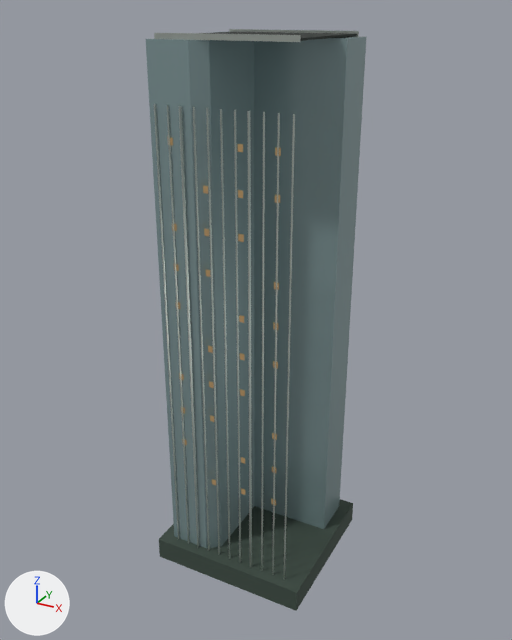
A saved change to the Blender file landmarks/assets/lite3-2.blend.
The view is the same before and after, from a 50 mm lens placed at (88.8, -158.5, 155.5), pointed at (1.4, 0.5, 76.1). Lighting does not change. The marker at lower left points along +X, +Y and +Z. The first picture is the older version.

The first picture shows 'envelope', 'fins', 'night_windows', 'parapet', 'podium' and 1 more.
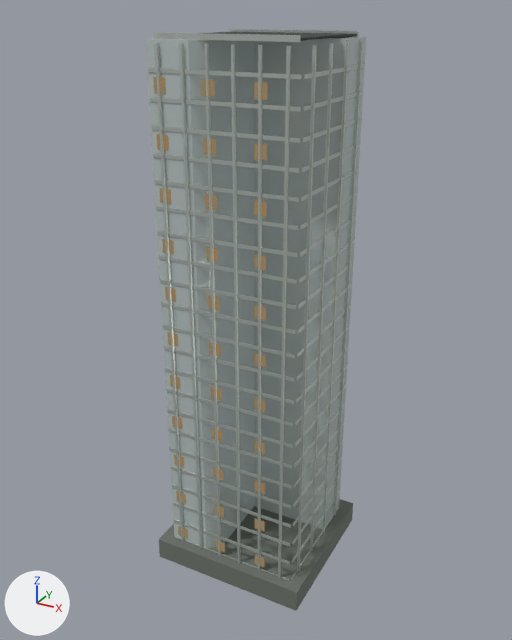
Boxes [x1, y1, x2, y2] around the edits, measured in the pictures (512 x 640 px):
'envelope', recoloured (lighter)
    both: [146, 36, 366, 548]
'fins', reshaped
    before: [154, 104, 295, 579]
    after: [155, 40, 363, 578]
'floor_bands', added
    after: [148, 64, 365, 580]
'podium', recoloured (lighter)
    both: [159, 499, 353, 611]
'night_windows', reshaped (33% taller)
    before: [168, 138, 281, 505]
    after: [153, 77, 267, 567]
part 1 of me_fins, deleted
    before: [154, 104, 280, 575]
part 2 of me_fins, built on
    before: [284, 114, 295, 579]
    after: [155, 40, 363, 578]
part 3 of me_night_windows, deleted
    before: [168, 138, 281, 505]
part 4 of me_night_windows, built on
    after: [153, 77, 267, 567]

The edits, one by one:
Material 'glass' (mat_glass) changes colour from grey #8ea6a8 to light grey #c5d2d0; in linear values from (0.27, 0.381, 0.392) to (0.558, 0.644, 0.631).
Material 'stone' (mat_stone) changes colour from greyish green #3c4b42 to grey #6d746c; in linear values from (0.0452, 0.0704, 0.0545) to (0.153, 0.175, 0.15).
me_fins is used by ob_fins; location (0.0, 0.0, 0.0).
me_fins had 528 vertices, 132 faces and spanned x -15.9..20.9, y -19.1..20.4, z 1.0..135.0.
me_fins now has 480 vertices, 120 faces and spans x -18.2..23.2, y -19.0..20.3, z 0.5..148.5.
me_fins part 1: 105 loose pieces with 420 vertices, spanning x -15.9..20.9, y -19.1..20.4, z 1.0..135.0, are deleted.
me_fins part 2: 44 vertices removed from x -8.7..20.9, y -18.2..20.1, z 1.0..135.0; 416 vertices added at x -18.2..23.2, y -19.0..20.3, z 0.5..148.5.
Other edits to the shape of me_fins do not show in these pictures.
me_night_windows is used by ob_night_windows; location (0.0, 0.0, 0.0).
me_night_windows had 240 vertices, 60 faces and spanned x -12.7..17.7, y -18.4..19.7, z 31.4..127.7.
me_night_windows now has 264 vertices, 66 faces and spans x -15.9..14.3, y -18.4..19.6, z 7.9..141.1.
me_night_windows part 3: 59 loose pieces with 236 vertices, spanning x -12.7..17.7, y -18.4..19.7, z 31.4..127.7, are deleted.
Part 4, on me_night_windows:
3 vertices are removed from x -12.7..-11.3, y 19.2, z 83.8..85.7.
1 face is deleted.
1 vertex moves within x -12.7, y 19.2, z 85.7.
131 vertices are added at x -15.9..14.3, y -18.4..19.6, z 7.9..137.5.
132 new vertices lie (0.0, 0.0, 3.6) away from vertices in x -15.9..14.3, y -18.4..19.6, z 7.9..137.5.
66 new faces join them.
Mesh me_floor_bands is new.
It has 2112 vertices, 528 faces and spans x -17.8..22.8, y -18.6..19.9, z 6.0..143.0.
It uses material mat_metal (light grey #d5ddd6).
Object 'floor_bands' (ob_floor_bands) is new; it shows me_floor_bands.
Its location is (0.0, 0.0, 0.0).
